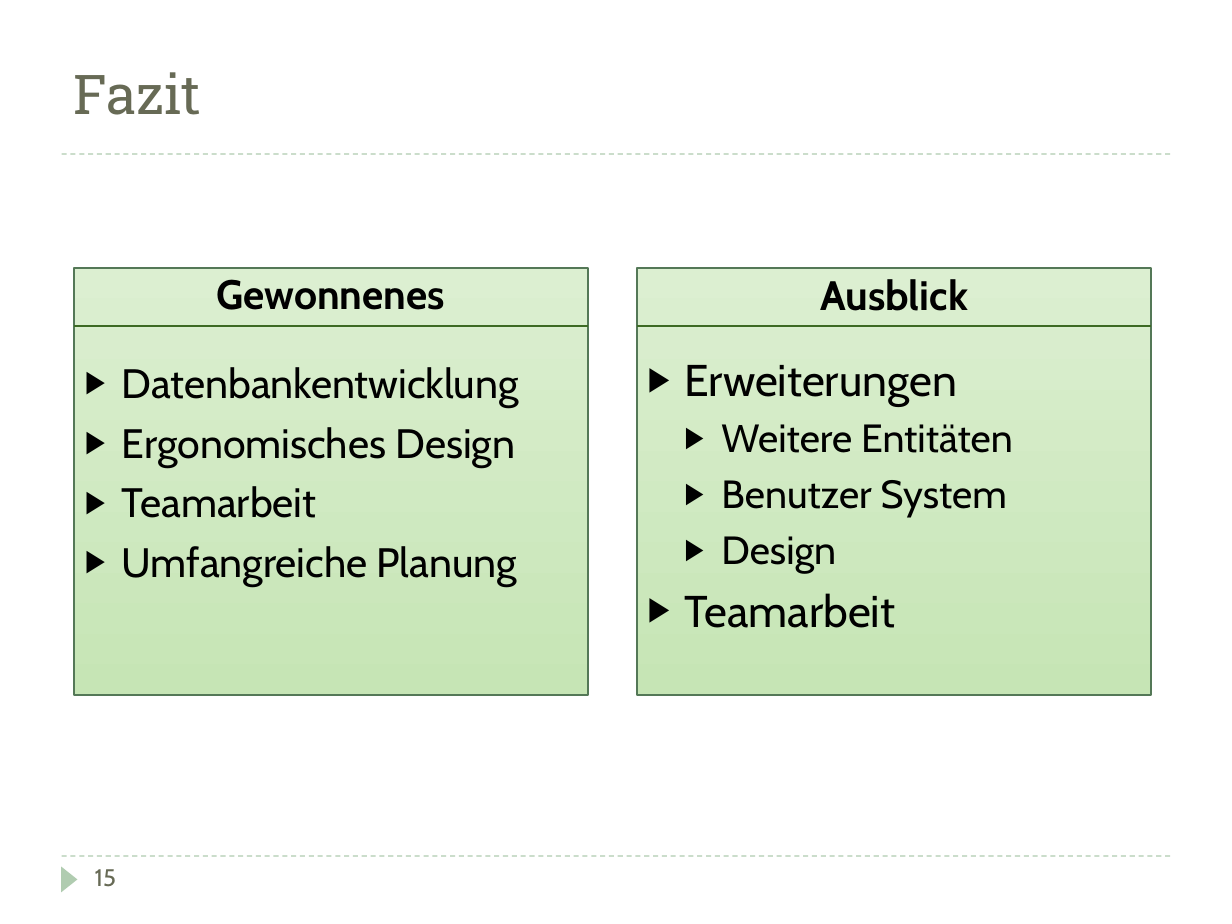
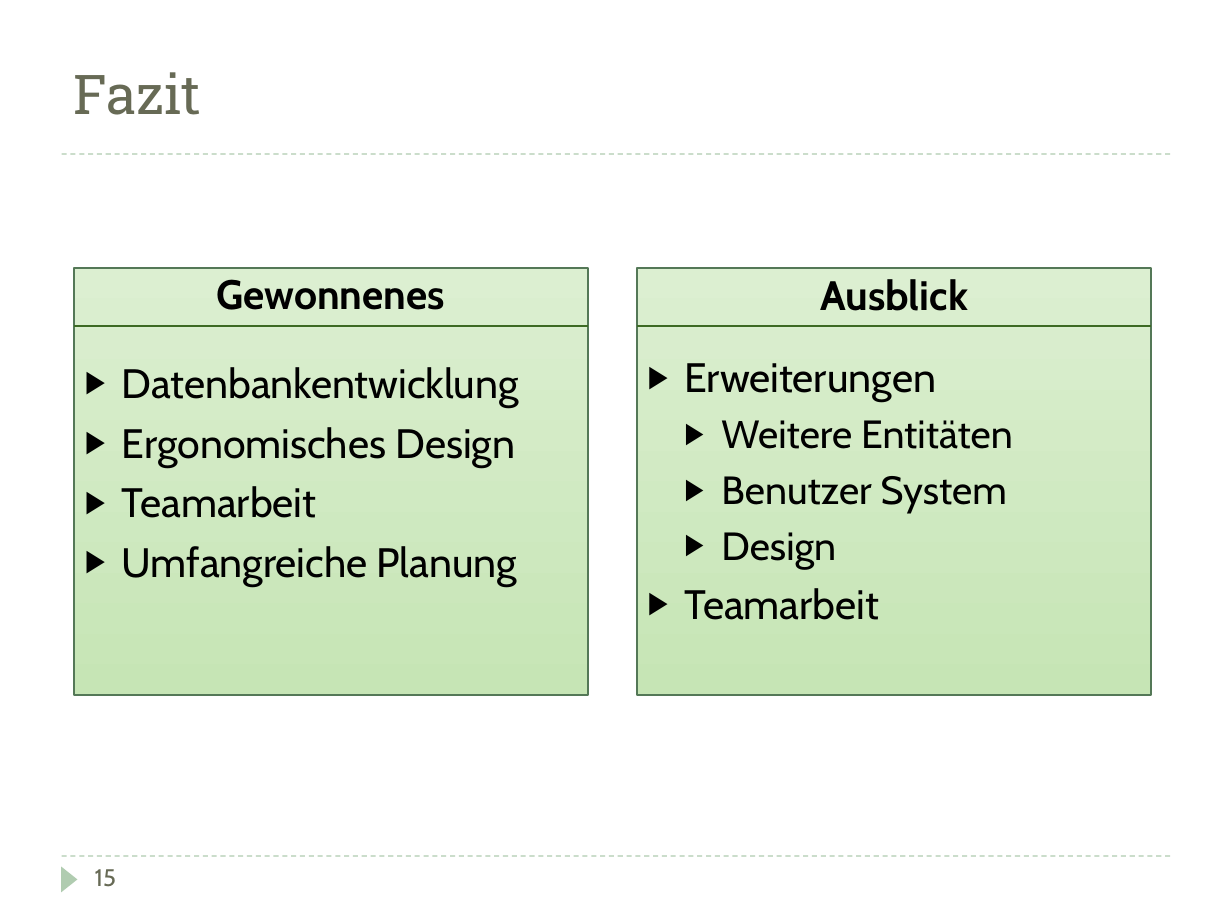
Before and after one commit to DarksideCode/Inventory-Management-System, a slide deck: slide 16 of Doku/Präsentation.pptx. Drawn at 1232x924 pixels with LibreOffice and Linux fonts; fonts in the diff are those of the drawing. Boxes give left, top, right and bottom in pixels: in the first picture for what was removed or moved away, otherwise in the second. Text is boxed around its words. In the diff, an @@ line names an element or a change of style, - is before the commit and + after.

Commit message:
[IMS-?] Kleinen Schönheitsmarkel beseitigt

```diff
--- a/Doku/Präsentation.pptx
+++ b/Doku/Präsentation.pptx
@@ text at [684,363,936,620]: size 26 to 24 pt in "Erweiterungen", "Teamarbeit" @@
```
